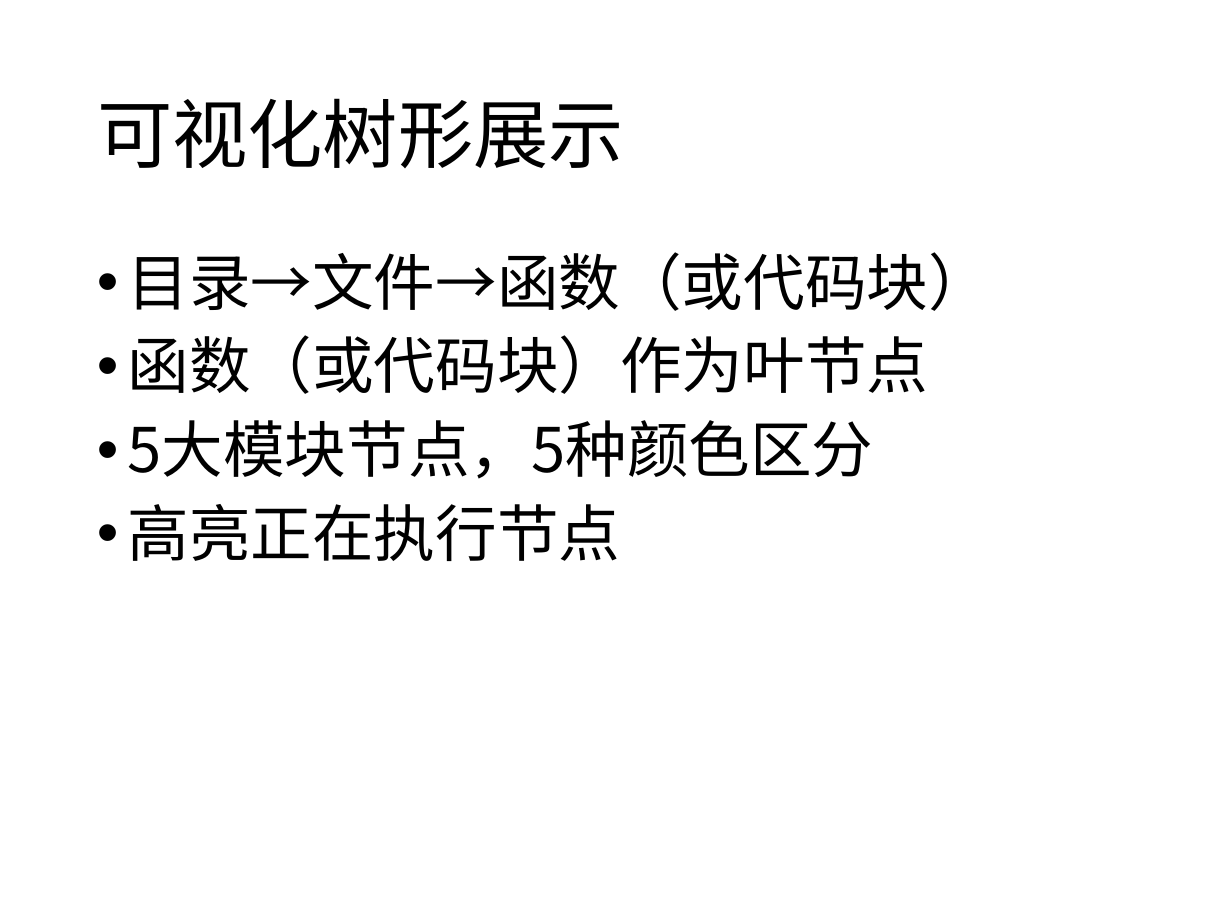
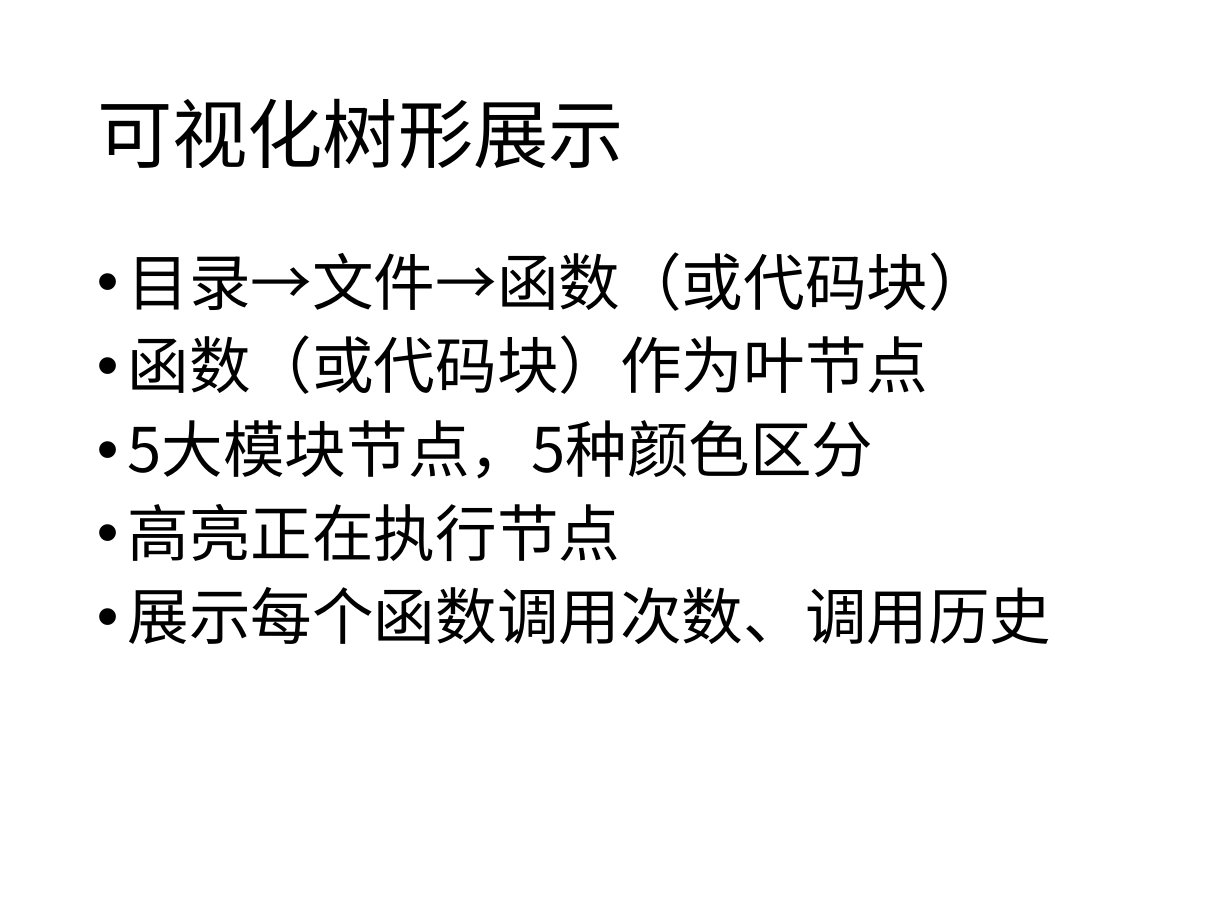
Before and after one commit to sfd158/oldlinux-homework, a slide deck: slide 9 of 宋振华第7周.ppt. Drawn at 1232x924 pixels with LibreOffice and Linux fonts; fonts in the diff are those of the drawing. Boxes give left, top, right and bottom in pixels: in the first picture for what was removed or moved away, otherwise in the second. Text is boxed around its words. In the diff, an @@ line names an element or a change of style, - is before the commit and + after.

```diff
--- a/宋振华第7周.ppt
+++ b/宋振华第7周.ppt
@@ text at (128, 587, 1052, 644): paragraph added @@
+• 展示每个函数调用次数、调用历史
```
Also in this commit, not shown: 2 other slides changed, 4 slides removed, 2 other files.
